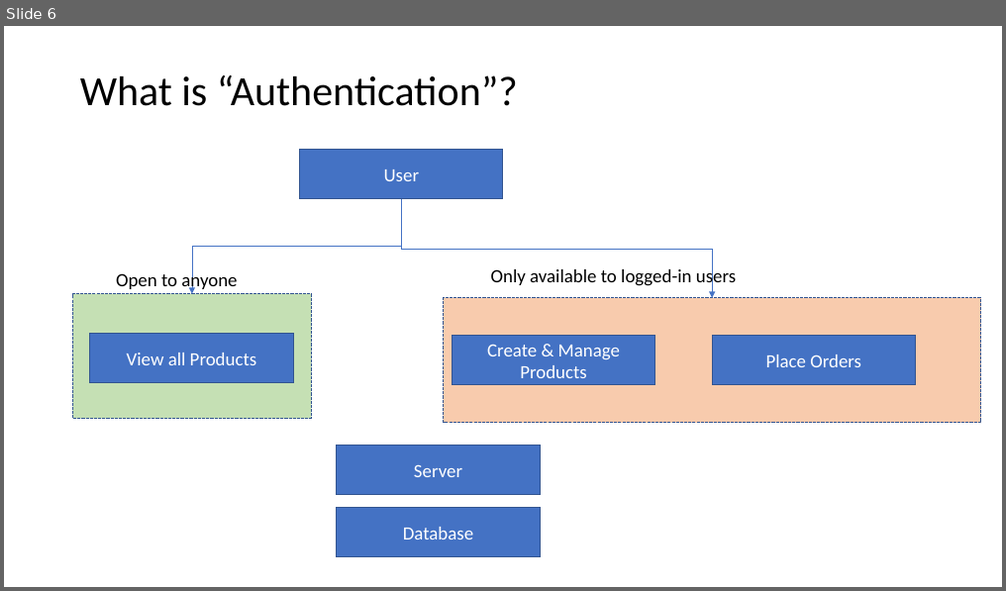
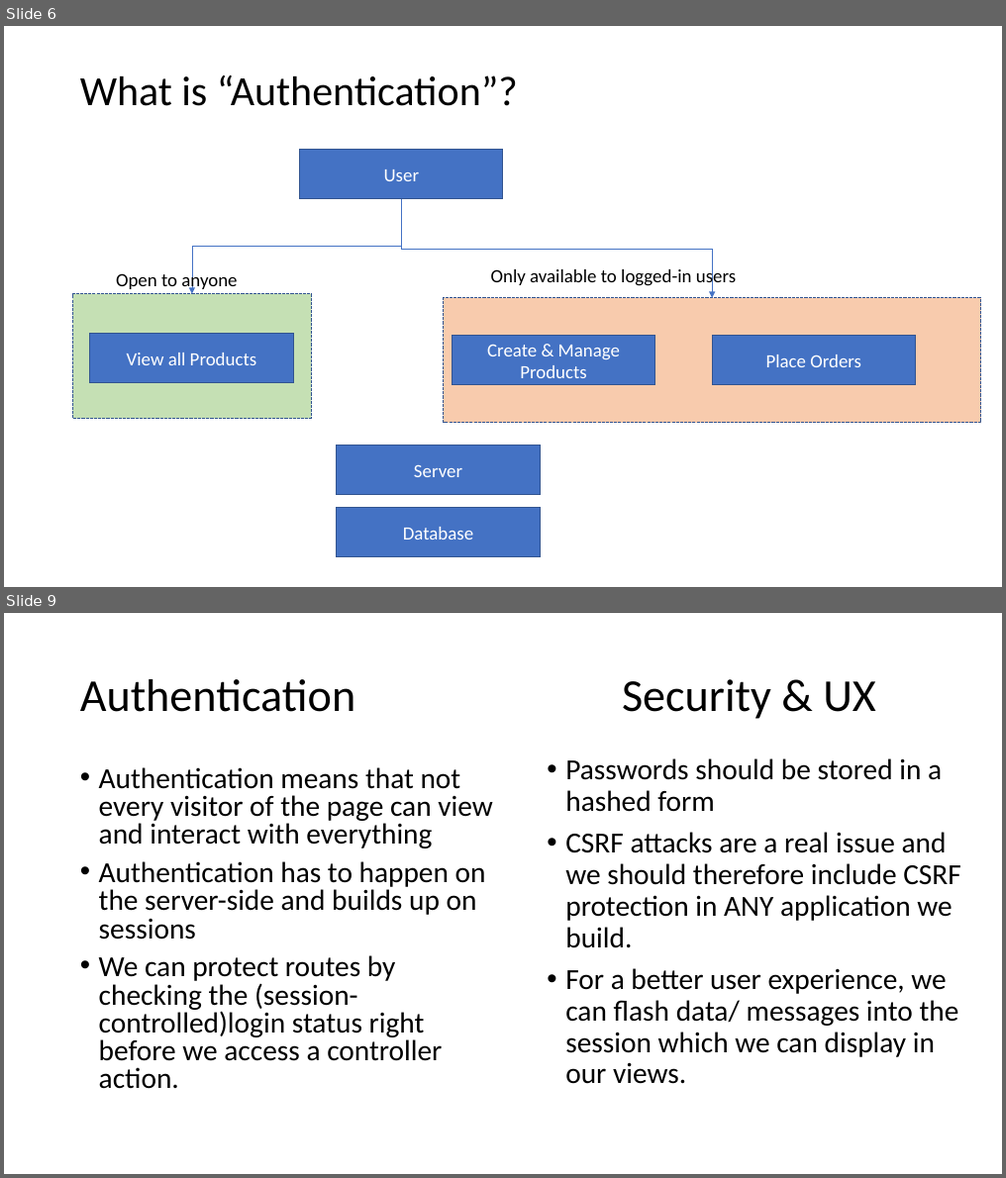
Before and after one commit to PiyushChaturvedii/batch03, a slide deck: Sessions & Cookies.pptx. Shown one above the other, each under a label of ours: slide 6 before the commit, slides 6 and 9 after it; the slides between them are not shown. The pictures are 1006x591 and 1006x1178 pixels, drawn with LibreOffice and Linux fonts; fonts in the diff are those of the drawing. Boxes give left, top, right and bottom in pixels: in the first picture for what was removed or moved away, otherwise in the second. Text is boxed around its words. In the diff, an @@ line names an element or a change of style, - is before the commit and + after.

```diff
--- a/Sessions & Cookies.pptx
+++ b/Sessions & Cookies.pptx
@@ slide 9 added at (x1=4, y1=613, x2=1002, y2=1174), background #FFFFFF @@
@@ title added at (x1=80, y1=679, x2=355, y2=712), 44 pt, text #000000 @@
+Authentication
@@ text added at (x1=622, y1=679, x2=876, y2=719), 44 pt, text #000000 @@
+Security & UX
@@ text added at (x1=565, y1=759, x2=961, y2=1084), 28 pt, text #000000 @@
+• Passwords should be stored in a hashed form
+• CSRF attacks are a real issue and we should therefore include CSRF protection in ANY application we build.
+• For a better user experience, we can flash data/ messages into the session which we can display in our views.
@@ text added at (x1=99, y1=767, x2=492, y2=1089), 28 pt, text #000000 @@
+• Authentication means that not every visitor of the page can view and interact with everything
+• Authentication has to happen on the server-side and builds up on sessions
+• We can protect routes by checking the (session-controlled)login status right before we access a controller action.
```
Also in this commit, not shown: 1 slide changed, 2 other slides added, 39 other files.
